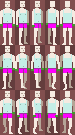
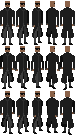
Layered file, before and after one edit (75px x 135px). Changes by layer:
added layer "morpheus" above "neo" over 0, 1, 75, 135
hid "background" over 0, 0, 75, 135
